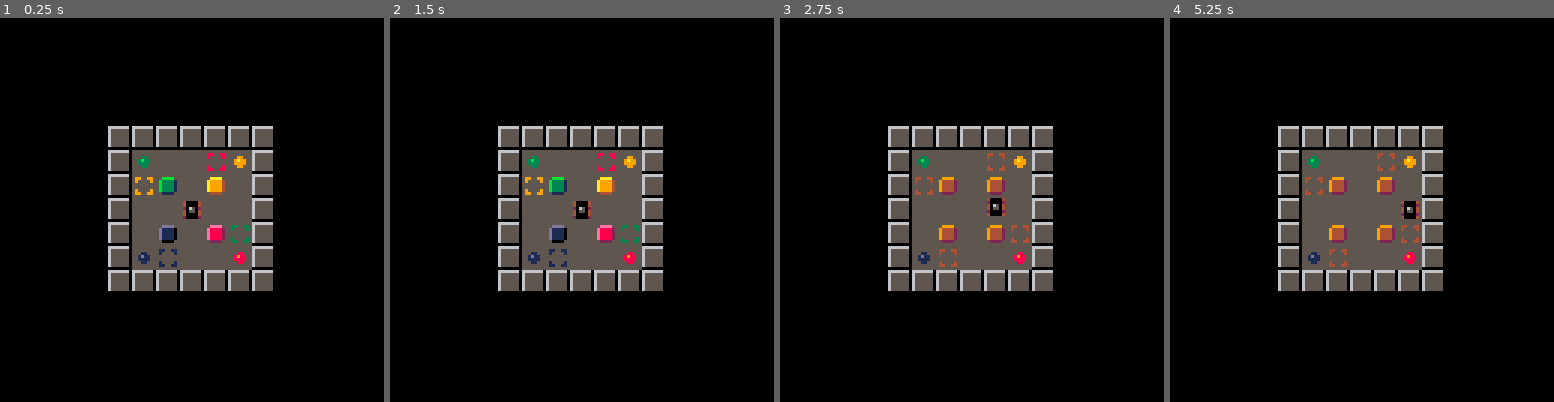
Above: before the commit, frames 1-4 (left to right).
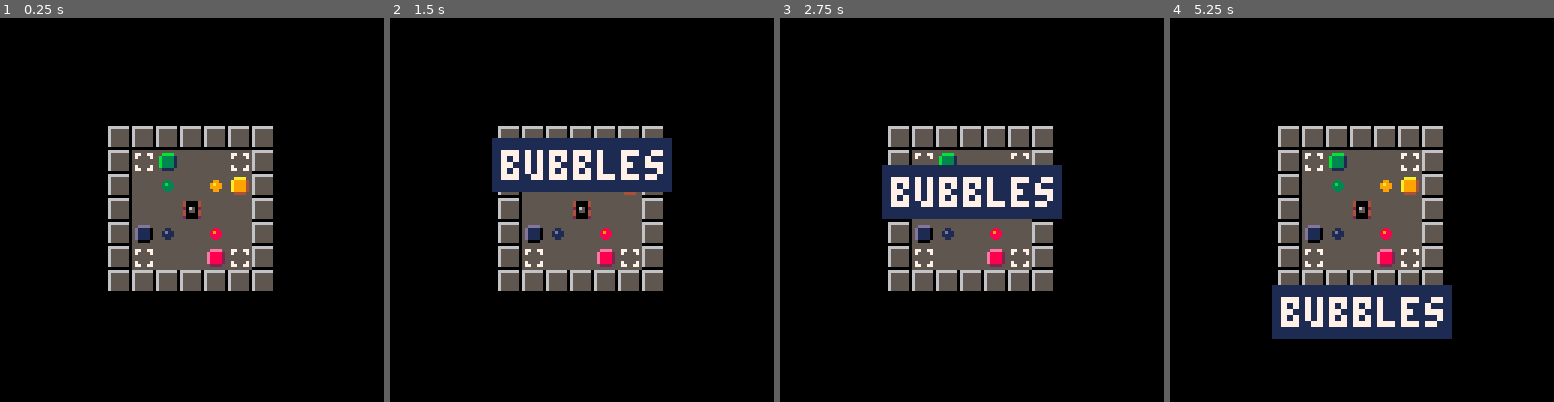
Above: after the commit, the same moments.

Repository: erwinbonsma/SokoBubbleP8
Game: PICO-8 cartridge sokububble.p8
Two runs of this game, one before a commit and one after it. Both use one fixed random seed, a clock stepped at 60 frames per second and the inputs below.
Inputs:
- Up to frame 1 (0.25 s): no input
- Up to frame 2 (1.5 s): tap X (X key) at 0.33, 1.07 s
- Up to frame 3 (2.75 s): hold Right 1.6-2.1 s; tap X (X key) at 1.85 s; hold Up 2.15-2.42 s; hold Right from 2.47 s (still down)
- Up to frame 4 (5.25 s): tap X (X key) at 2.97, 4.08, 5.2 s; release Right at 3.03 s; hold Left 3.08-3.58 s; hold Down 3.63-3.97 s; hold Right 4.02-4.68 s; hold Up 4.73-5.03 s; hold Left from 5.08 s (still down)

The runs differ from the first frame. In frame 1, 2.2% of the frame differs, in the area x 35-65%, y 35-65%; in frame 2, 7.8%; in frame 3, 8.2%; in frame 4, 9.4%, in the area x 26-74%, y 35-84%.

Commit message:
Wait a bit before showing solved dialog

Diff:
--- a/sokububble.p8
+++ b/sokububble.p8
@@ -135,7 +135,7 @@
 function draw_dialog(txt,y)
  local hw=#txt*4+2
  rectfill(64-hw,y,63+hw,y+17,1)
- printbig(txt,67-hw,y+4,0)
+ printbig(txt,67-hw,y+4,7)
 end
 
 function drop(obj,ymax,bounce)
@@ -179,8 +179,10 @@
  return anim
 end
 
-function level_done_anim()
+function level_done_anim(args)
+ local dialog=args[1]
  wait(15)
+ dialog.show=true
  sfx(4)
  wait(30)
  start_level(state.level.idx+1)
@@ -188,12 +190,16 @@
 end
 
 function animate_level_done()
+ local dialog={show=false}
  local anim=cowrap(
   "level_done",
-  level_done_anim
+  level_done_anim,
+  dialog
  )
  anim.draw=function()
-  draw_dialog("solved!",58)
+  if dialog.show then
+   draw_dialog("solved!",58)
+  end
  end
  return anim
 end
@@ -784,13 +790,13 @@
 function start_level(idx)
  local lvl=level:new(idx)
  state=lvl:update_state({})
--- state.anim=show_dialog(
---  lvl.name
--- )
+ state.anim=show_dialog(
+  lvl.name
+ )
 end
 
 function _init()
- start_level(2)
+ start_level(1)
 end
 
 function _draw()
@@ -803,7 +809,7 @@
  end
 end
 
-function _update()
+function _update60()
  if state.anim then
   if coinvoke(state.anim) then
    state.anim=nil
